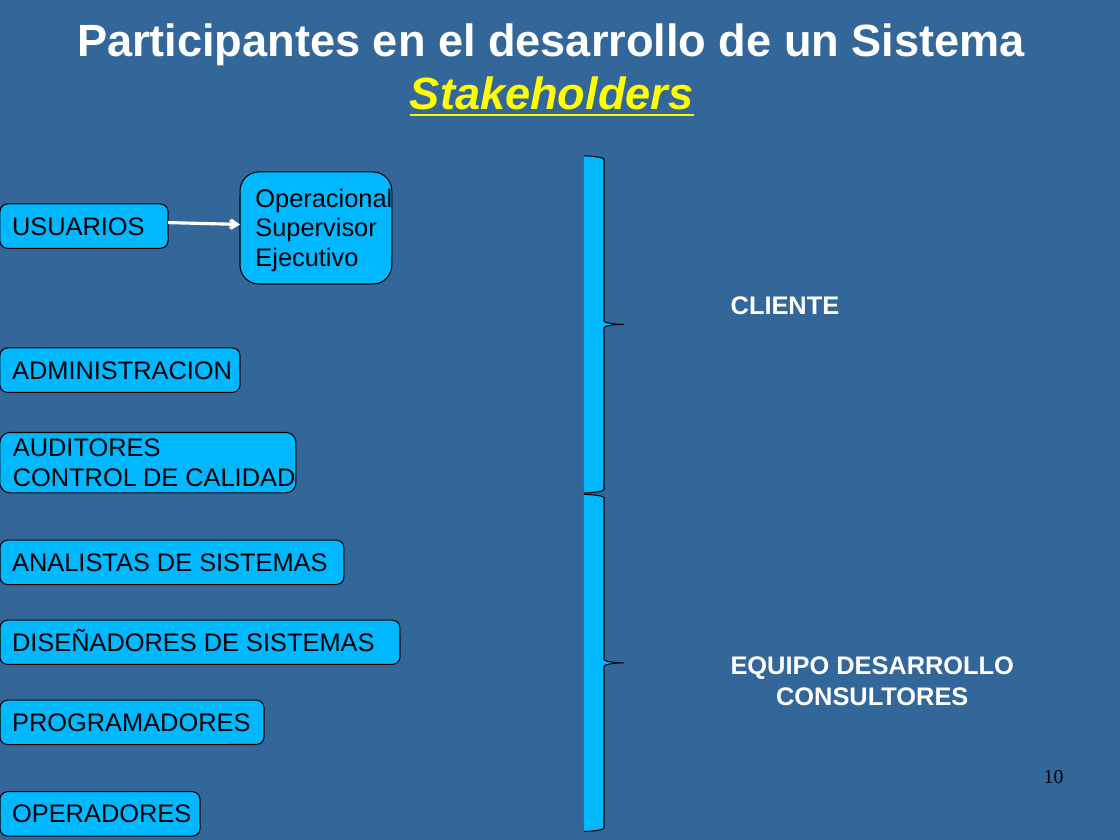
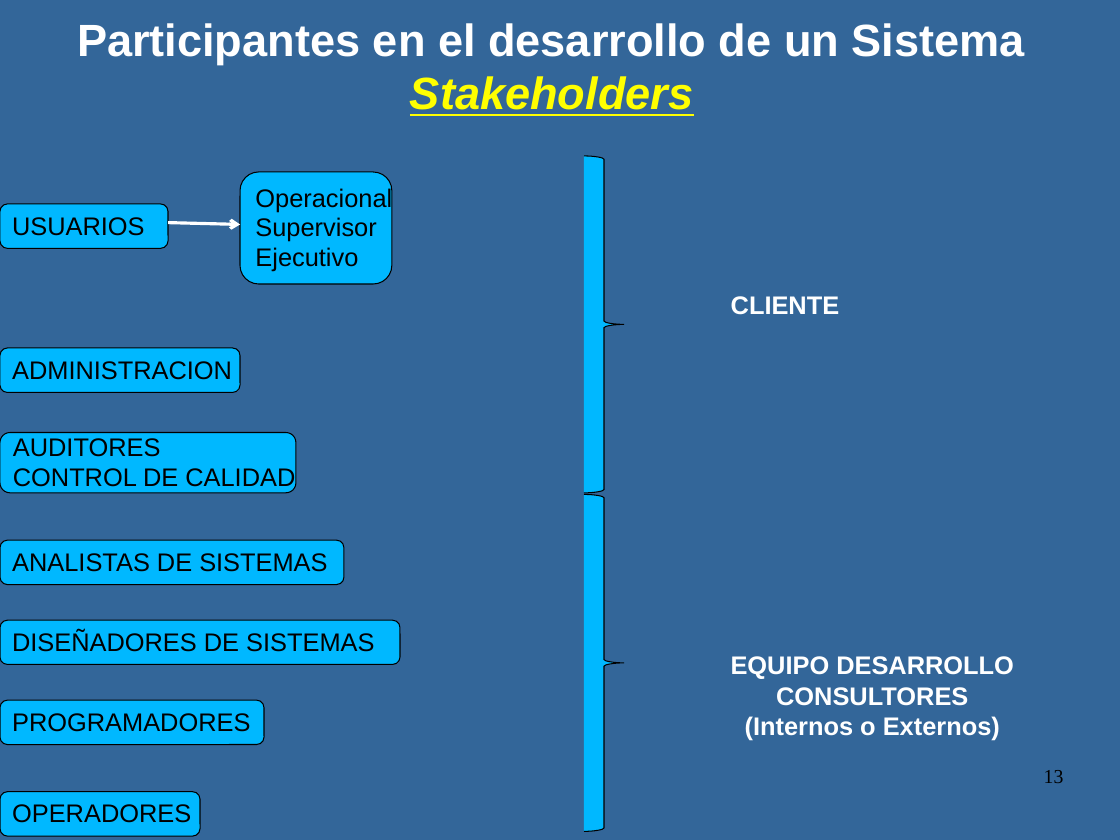
Before and after one commit to luismagarinos/Material-de-estudio-2023---MOO, a slide deck: slide 13 of Metodologia de Sistemas 2023.ppt (slide 10 before the commit). Drawn at 1120x840 pixels with LibreOffice and Linux fonts; fonts in the diff are those of the drawing. Boxes give left, top, right and bottom in pixels: in the first picture for what was removed or moved away, otherwise in the second. Text is boxed around its words. In the diff, an @@ line names an element or a change of style, - is before the commit and + after.

```diff
--- a/Metodologia de Sistemas 2023.ppt
+++ b/Metodologia de Sistemas 2023.ppt
@@ text at [745, 716, 1000, 741]: paragraph added @@
+(Internos o Externos)
@@ page number at [1044, 770, 1064, 783]: text changed @@
-10
+13
```
Also in this commit, not shown: 11 other slides changed, 4 slides added, 1 slide removed.
